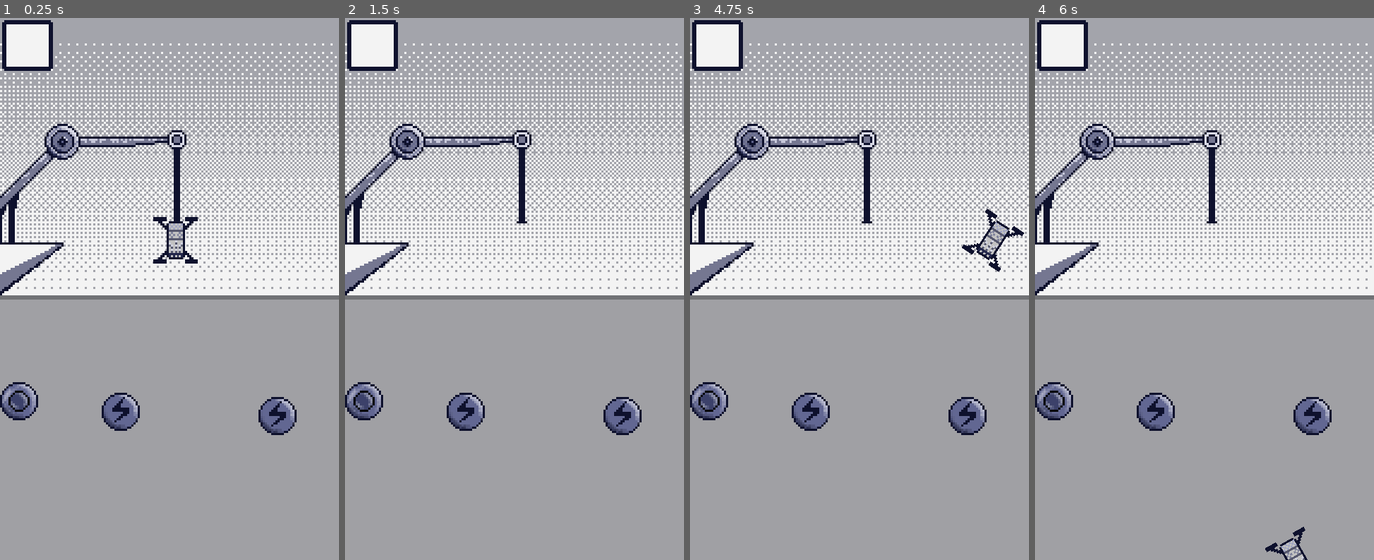
Above: before the commit, frames 1-4 (left to right).
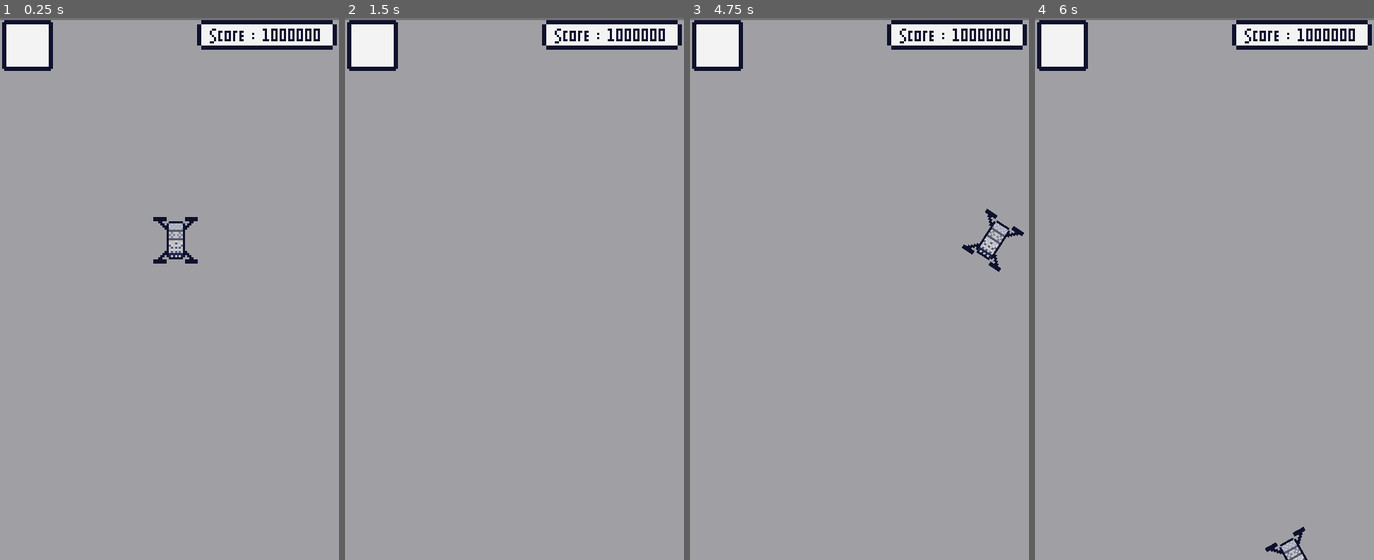
Above: after the commit, the same moments.

Repository: ClemiDouce/BigDive
Game: Godot game, scene res://src/Stage/World.tscn
Same seed, same stepped clock (60 frames per second), same inputs: the game is played once before the commit and once after it.
Inputs:
- Up to frame 1 (0.25 s): no input
- Up to frame 2 (1.5 s): tap Enter at 0.5 s; hold D (move_right) 0.53-1.28 s; tap Space (use_power) at 0.6, 1.25, 1.35 s; hold S (move_down) from 1.28 s (still down)
- Up to frame 3 (4.75 s): tap Enter at 2, 3.5 s; release S (move_down) at 2.03 s; hold D (move_right) 2.03-2.78 s; tap Space (use_power) at 2.1, 2.75, 2.85, 3.6, 4.25, 4.35 s; hold Z (move_up) 2.78-3.53 s; hold Q (move_left) from 3.53 s (still down)
- Up to frame 4 (6 s): release Q (move_left) at 5.03 s; hold S (move_down) 5.03-5.78 s; tap Space (use_power) at 5.1, 5.85 s; hold D (move_right) from 5.78 s (still down)

The runs differ from the first frame. In frame 1, 30% of the frame differs, in the area x 0-100%, y 0-77%; in frame 2, 30%; in frame 3, 30%; in frame 4, 30%.

Commit message:
End of second day

Diff:
--- /dev/null
+++ b/assets/fonts/PixelFont.tres
@@ -0,0 +1,7 @@
+[gd_resource type="DynamicFont" load_steps=2 format=2]
+
+[ext_resource path="res://assets/fonts/Myope.ttf" type="DynamicFontData" id=1]
+
+[resource]
+extra_spacing_bottom = -9
+font_data = ExtResource( 1 )
--- /dev/null
+++ b/assets/resource/pixel_style_box.tres
@@ -0,0 +1,11 @@
+[gd_resource type="StyleBoxTexture" load_steps=2 format=2]
+
+[ext_resource path="res://assets/sprite/nine_patch_panel.png" type="Texture" id=1]
+
+[resource]
+texture = ExtResource( 1 )
+region_rect = Rect2( 0, 0, 10, 14 )
+margin_left = 4.0
+margin_right = 4.0
+margin_top = 2.0
+margin_bottom = 2.0
--- a/src/Player/Player.gd
+++ b/src/Player/Player.gd
@@ -21,7 +21,6 @@
 var actual_item = "" setget set_actual_item
 var item_charge = 0 setget set_item_charge
 
-signal get_item(item_name)
 
 var velocity = Vector2.ZERO
 
@@ -53,7 +52,7 @@
 			print('Dash used')
 	Global.emit_signal("get_item", "")
 
-func move(delta):
+func move(_delta):
 	var direction = Vector2(
 		Input.get_action_strength("move_right") - Input.get_action_strength("move_left"),
 		Input.get_action_strength("move_down") - Input.get_action_strength("move_up"))
@@ -63,6 +62,7 @@
 		velocity *= -1
 	if is_slowed:
 		velocity /= 2
+# warning-ignore:return_value_discarded
 	move_and_slide(velocity, Vector2.ZERO)
 
 func animate(delta):
@@ -81,7 +81,7 @@
 		for bodie in bodies:
 			bodie.destroy()
 
-func use_dash(direction):
+func use_dash(_direction):
 	pass
 
 func set_is_slowed(new_value):
@@ -97,10 +97,10 @@
 	is_shocked = new_value
 	shock_malus.visible = new_value
 	if is_shocked == true:
-		sprite.frame == 1
+		sprite.frame = 1
 		shock_timer.start()
 	else:
-		sprite.frame == 0
+		sprite.frame = 0
 		shock_timer.stop()
 
 func set_is_shielded(new_value):
--- a/src/Player/Player.tscn
+++ b/src/Player/Player.tscn
@@ -72,6 +72,7 @@
 script = ExtResource( 2 )
 
 [node name="CollisionShape2D" type="CollisionShape2D" parent="."]
+visible = false
 shape = SubResource( 1 )
 
 [node name="ShockArea" type="Area2D" parent="."]
@@ -86,6 +87,7 @@
 frame = 1
 
 [node name="CollisionShape2D" type="CollisionShape2D" parent="ShockArea"]
+visible = false
 shape = SubResource( 5 )
 
 [node name="Bouclier" type="Sprite" parent="."]
@@ -100,6 +102,7 @@
 visible = false
 position = Vector2( 0, -13 )
 frames = SubResource( 4 )
+frame = 1
 playing = true
 
 [node name="ShieldTimer" type="Timer" parent="."]
--- a/src/Stage/TestStage.tscn
+++ b/src/Stage/TestStage.tscn
@@ -4,7 +4,7 @@
 [ext_resource path="res://src/Player/Player.tscn" type="PackedScene" id=2]
 [ext_resource path="res://src/Obstacle/Oursin.tscn" type="PackedScene" id=3]
 [ext_resource path="res://src/Obstacle/Anguille.tscn" type="PackedScene" id=4]
-[ext_resource path="res://src/Powerup/Powerup.tscn" type="PackedScene" id=5]
+[ext_resource path="res://assets/resource/pixel_style_box.tres" type="StyleBox" id=5]
 
 [node name="TestStage" type="Node2D"]
 
@@ -27,11 +27,12 @@
 collision_layer = 1
 collision_mask = 1
 
-[node name="Powerup" parent="." instance=ExtResource( 5 )]
-position = Vector2( 8, 166 )
-
-[node name="Powerup2" parent="." instance=ExtResource( 5 )]
-position = Vector2( 63, 171 )
-
-[node name="Powerup3" parent="." instance=ExtResource( 5 )]
-position = Vector2( 115, 167 )
+[node name="Panel" type="Panel" parent="."]
+margin_left = 15.0
+margin_top = 171.0
+margin_right = 55.0
+margin_bottom = 211.0
+custom_styles/panel = ExtResource( 5 )
+__meta__ = {
+"_edit_use_anchors_": false
+}
--- a/src/Stage/World.tscn
+++ b/src/Stage/World.tscn
@@ -11,7 +11,8 @@
 [ext_resource path="res://assets/fonts/ScoreFont.tres" type="DynamicFont" id=9]
 [ext_resource path="res://assets/sprite/power_ups_spritesheet.png" type="Texture" id=10]
 [ext_resource path="res://assets/fonts/Subjugate.ttf" type="DynamicFontData" id=11]
-[ext_resource path="res://src/Powerup/Powerup.tscn" type="PackedScene" id=12]
+[ext_resource path="res://assets/fonts/PixelFont.tres" type="DynamicFont" id=12]
+[ext_resource path="res://assets/resource/pixel_style_box.tres" type="StyleBox" id=13]
 
 [sub_resource type="DynamicFont" id=2]
 size = 32
@@ -116,11 +117,24 @@
 "update": 1,
 "values": [ false ]
 }
+tracks/8/type = "value"
+tracks/8/path = NodePath("GUI/Down_Panel:visible")
+tracks/8/interp = 1
+tracks/8/loop_wrap = true
+tracks/8/imported = false
+tracks/8/enabled = true
+tracks/8/keys = {
+"times": PoolRealArray( 0 ),
+"transitions": PoolRealArray( 1 ),
+"update": 1,
+"values": [ false ]
+}
 
 [node name="World" type="Node2D"]
 script = ExtResource( 8 )
 
 [node name="Décors" type="Node2D" parent="."]
+position = Vector2( 0, -132 )
 __meta__ = {
 "_edit_lock_": true
 }
@@ -166,7 +180,6 @@
 hframes = 3
 
 [node name="HUD-Score" type="TextureRect" parent="GUI"]
-visible = false
 margin_left = 93.0
 margin_top = 1.0
 margin_right = 159.0
@@ -251,17 +264,65 @@
 text = "Credits"
 align = 1
 
+[node name="Down_Panel" type="Control" parent="GUI"]
+visible = false
+anchor_right = 1.0
+anchor_bottom = 1.0
+margin_top = 133.0
+__meta__ = {
+"_edit_use_anchors_": false
+}
+
+[node name="Panel" type="Panel" parent="GUI/Down_Panel"]
+anchor_left = 0.5
+anchor_top = 0.5
+anchor_right = 0.5
+anchor_bottom = 0.5
+margin_left = -75.0
+margin_top = -58.5
+margin_right = 75.0
+margin_bottom = 58.5
+custom_styles/panel = ExtResource( 13 )
+__meta__ = {
+"_edit_use_anchors_": false
+}
+
+[node name="Title" type="Label" parent="GUI/Down_Panel/Panel"]
+modulate = Color( 0, 0, 0, 1 )
+anchor_left = 0.5
+anchor_right = 0.5
+margin_left = -46.5
+margin_top = 4.0
+margin_right = 46.5
+margin_bottom = 18.0
+custom_fonts/font = ExtResource( 12 )
+text = "HELP"
+align = 1
+__meta__ = {
+"_edit_use_anchors_": false
+}
+
+[node name="Text" type="Label" parent="GUI/Down_Panel/Panel"]
+modulate = Color( 0, 0, 0, 1 )
+anchor_top = 1.0
+anchor_right = 1.0
+anchor_bottom = 1.0
+margin_left = 4.0
+margin_top = -97.0
+margin_right = -4.0
+margin_bottom = -4.0
+custom_fonts/font = ExtResource( 12 )
+text = "Sound : Frerobin
+Code : Dupy
+
+font: Great Pro / Subjygate from @somepx"
+autowrap = true
+__meta__ = {
+"_edit_use_anchors_": false
+}
+
 [node name="AnimationPlayer" type="AnimationPlayer" parent="."]
 anims/startGame = SubResource( 1 )
-
-[node name="Powerup" parent="." instance=ExtResource( 12 )]
-position = Vector2( 0, 172 )
-
-[node name="Powerup2" parent="." instance=ExtResource( 12 )]
-position = Vector2( 48, 177 )
-
-[node name="Powerup3" parent="." instance=ExtResource( 12 )]
-position = Vector2( 122, 179 )
 
 [connection signal="pressed" from="GUI/HUD-Play" to="." method="_on_HUDPlay_pressed"]
 [connection signal="pressed" from="GUI/HUD-Help" to="." method="_on_HUDHelp_pressed"]
Binary file added: assets/fonts/Myope.ttf
Not shown, added: assets/sprite/nine_patch_panel.png.import
Not shown: 1 places in src/Stage/World.tscn that only renumber resources
